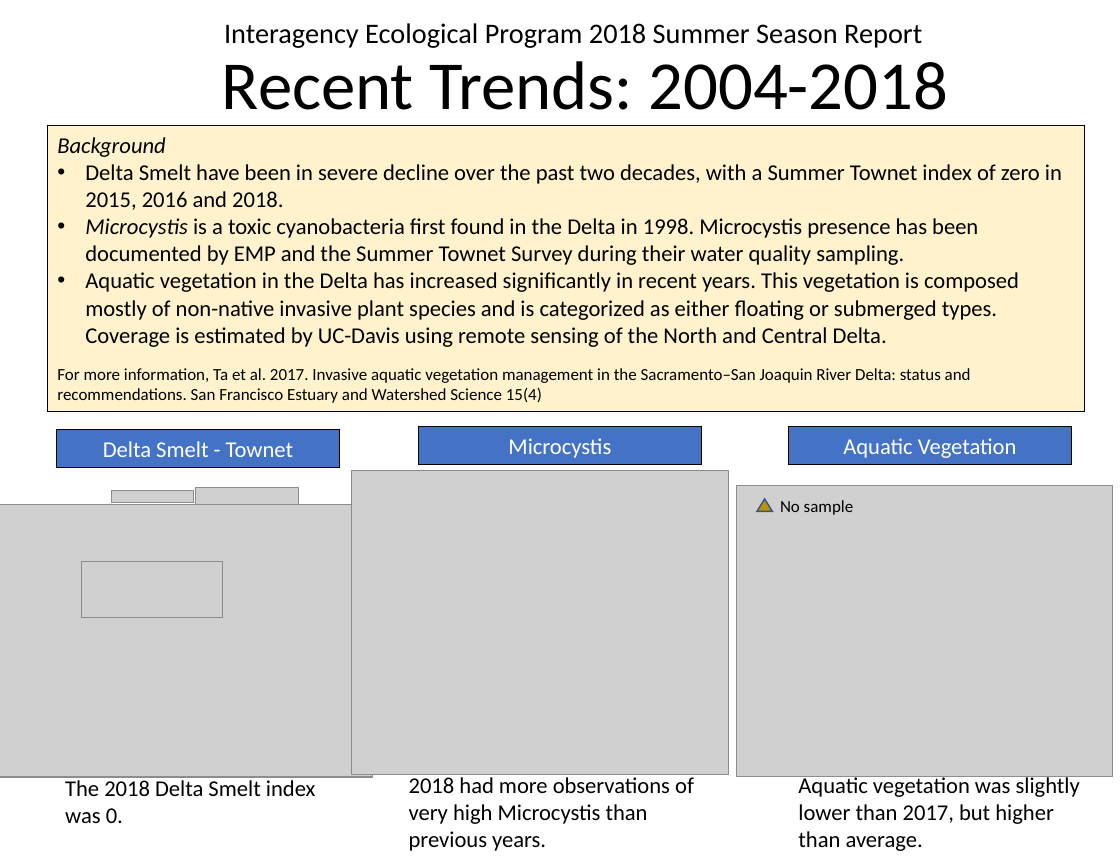
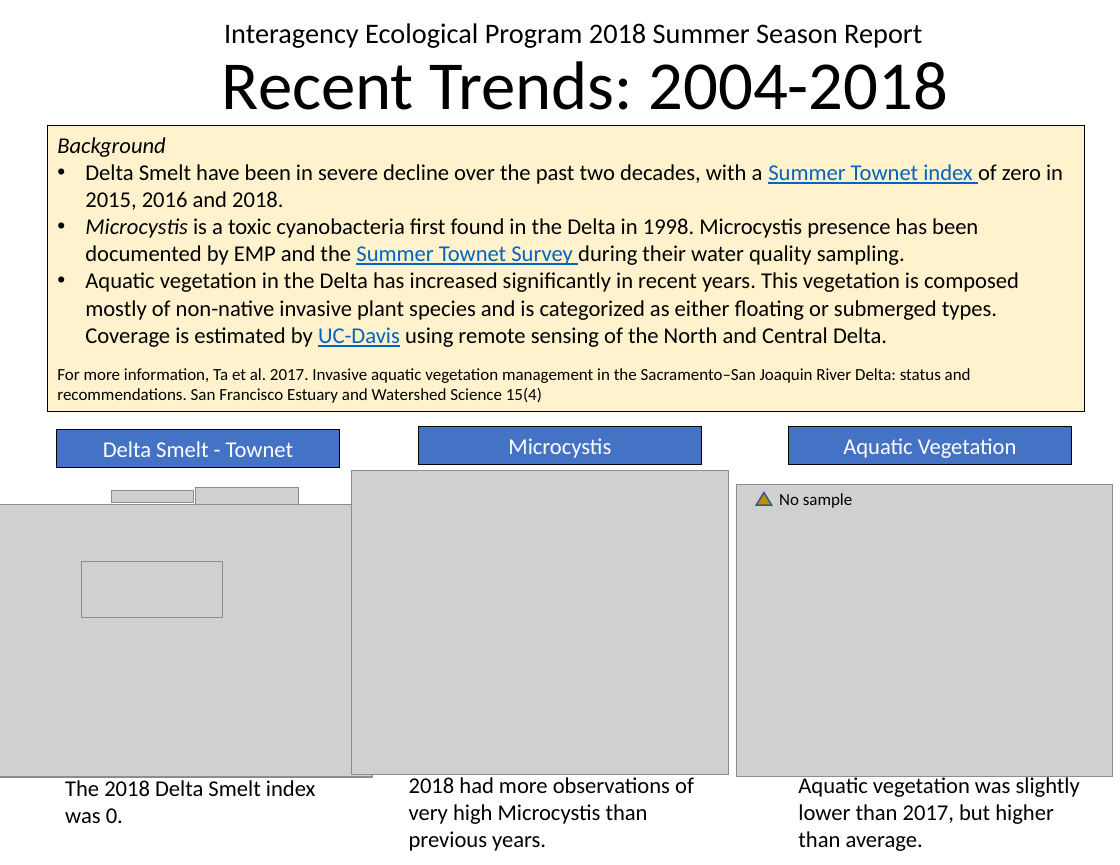
Before and after one commit to InteragencyEcologicalProgram/Status-and-Trends, a slide deck: slide 7 of summer_report/SeasonalMonitoring summer 2018 24MAR2020.pptx. Drawn at 1120x865 pixels with LibreOffice and Linux fonts; fonts in the diff are those of the drawing; grey boxes stand for pictures. Boxes give left, top, right and bottom in pixels: in the first picture for what was removed or moved away, otherwise in the second. Text is boxed around its words. In the diff, an @@ line names an element or a change of style, - is before the commit and + after.

```diff
--- a/summer_report/SeasonalMonitoring summer 2018 24MAR2020.pptx
+++ b/summer_report/SeasonalMonitoring summer 2018 24MAR2020.pptx
@@ text in rectangle at (x1=85, y1=164, x2=1063, y2=347): text colour #000000 to #0563C1, underline on in "Summer Townet index", "Summer Townet Survey", "UC-Davis" @@
@@ triangle moved from (x1=757, y1=499, x2=772, y2=511) to (x1=757, y1=493, x2=772, y2=505) @@
@@ text "No sample" moved from (x1=780, y1=500, x2=853, y2=515) to (x1=779, y1=493, x2=852, y2=508) @@
```
Also in this commit, not shown: 1 other file.
